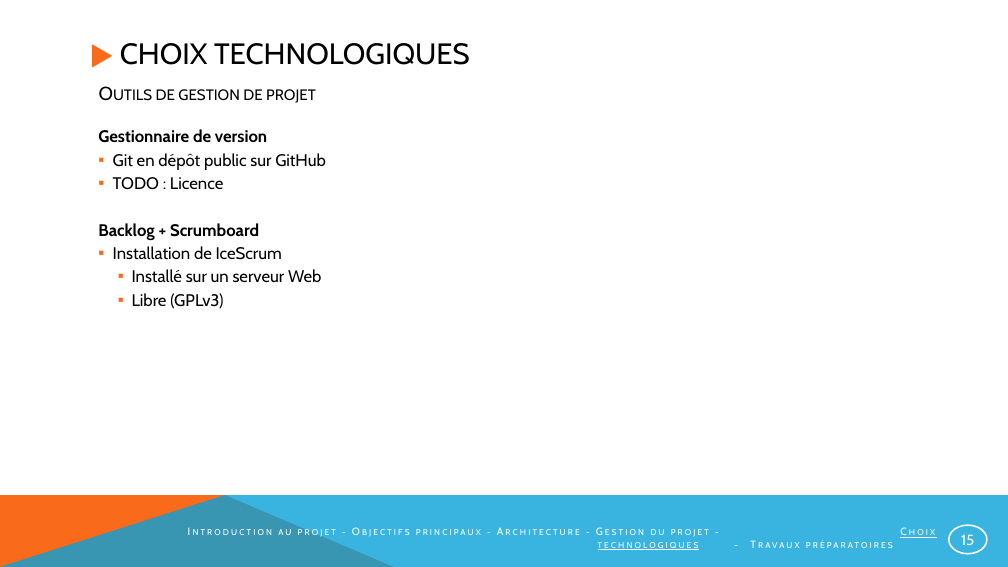
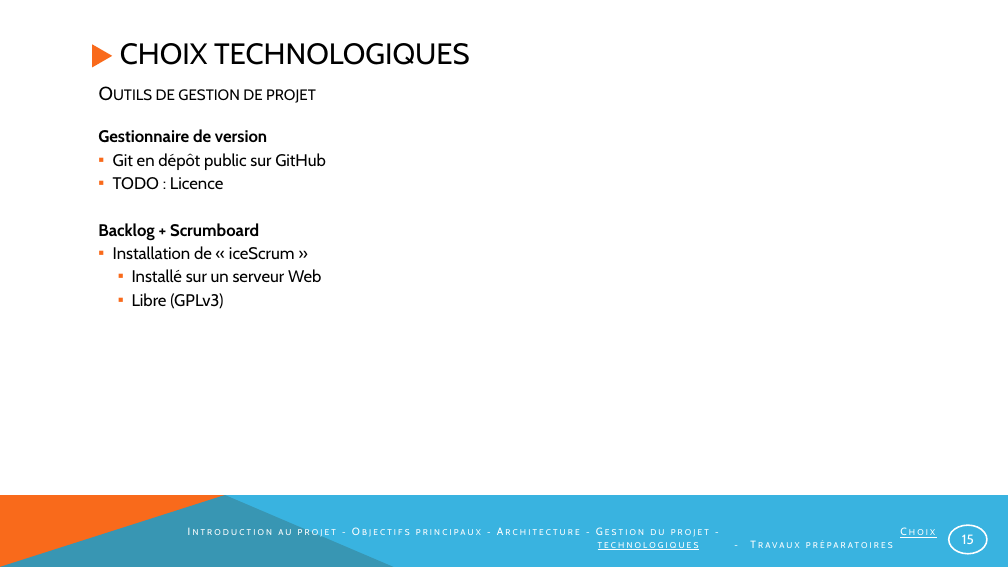
Before and after one commit to NotAVeryIntelligentSystem/NARVIS, a slide deck: slide 15 of Presentation/PrésentationNarvis_2.pptx. Drawn at 1008x567 pixels with LibreOffice and Linux fonts; fonts in the diff are those of the drawing. Boxes give left, top, right and bottom in pixels: in the first picture for what was removed or moved away, otherwise in the second. Text is boxed around its words. In the diff, an @@ line names an element or a change of style, - is before the commit and + after.

```diff
--- a/Presentation/PrésentationNarvis_2.pptx
+++ b/Presentation/PrésentationNarvis_2.pptx
@@ text at [113, 246, 295, 260]: text changed @@
-  ▪ Installation de IceScrum
+  ▪ Installation de « iceScrum »
@@ page number at [949, 526, 988, 554]: size 14 to 12.8 pt @@
```
Also in this commit, not shown: 5 other slides changed.
